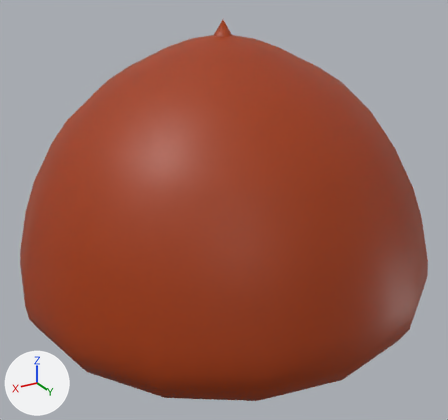
The glTF model GLB/chestnut.glb: old version first, new version second.
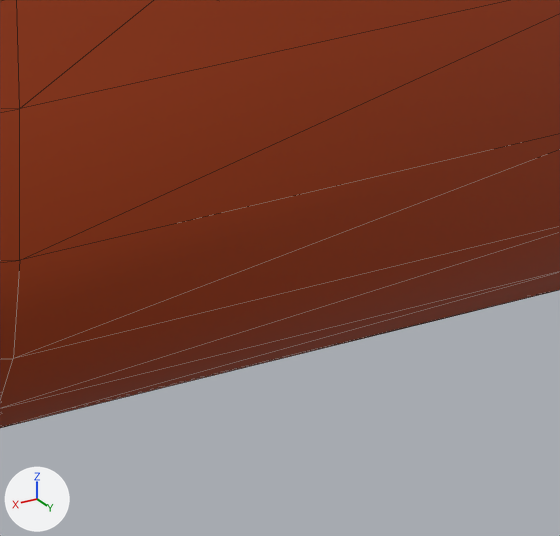
There are two pictures of each version: one whole from a camera (50 mm lens) standing at (1.558, 2.606, 1.07) and looking at (0.028, 0.056, -0.206), one close up on the part from 58% to 76% of the width and 80% to 99% of the height. Every picture has the same lights, and +X, +Y and +Z are marked at lower left. The close-ups show mesh edges as thin lines. Vertices at the same position are counted once.
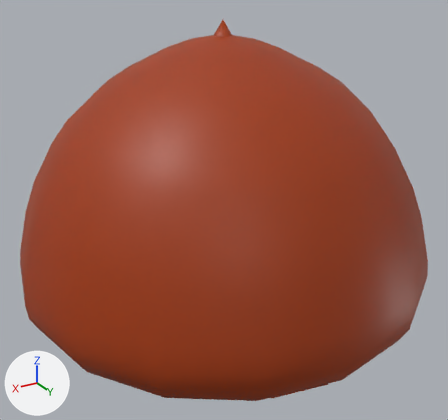
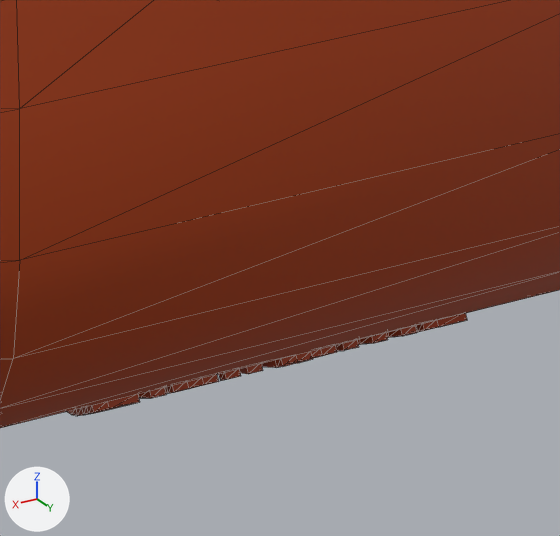
What changed in the scene script:
```text
Change me_circle_2630:
    used by ob_circle_2200; location = (0.0, 0.0, 0.0)
    remove me_circle_2630.from_pydata(...)  # 386 vertices, 768 faces; spans x -1.07..1.07, y -1.07..1.07, z -0.86..0.74
    add me_circle_2630.from_pydata(...)  # 630 vertices, 1224 faces; spans x -1.07..1.07, y -1.07..1.07, z -0.86..0.74
    me_circle_2630 part 1
    244 vertices are added at x 0.04..0.31, y 0.89..0.97, z -0.72..-0.67
    456 new faces join them
```

Where the change shows, as pixel boxes (x1, y1, x2, y2) in the close-ups (560 x 536 px):
part 1 of me_circle_2630, added (red)
    after: (67, 313, 467, 416)
